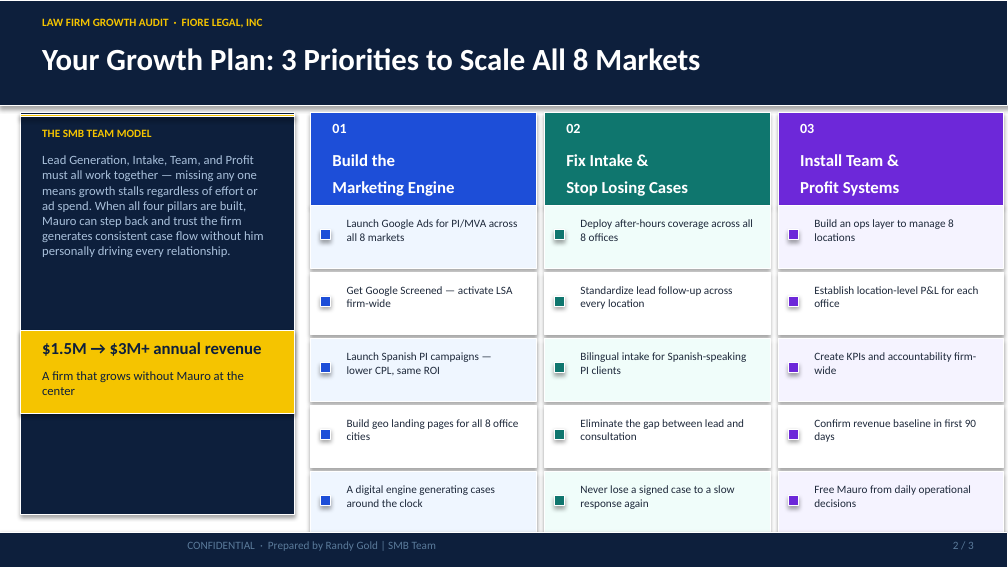
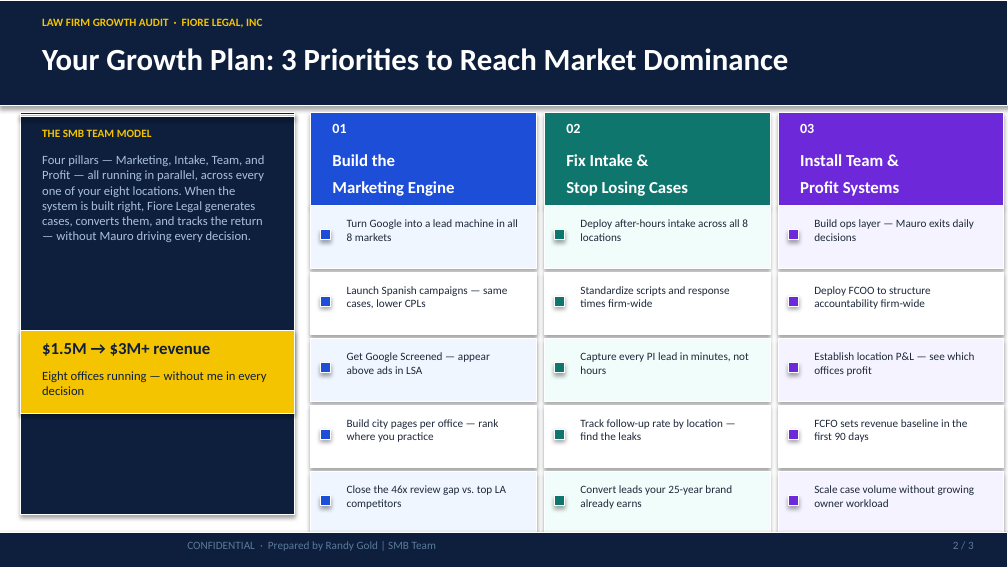
Before and after one commit to SMB-Team-Technology/workwith-smbteam, a slide deck: slide 2 of fiore-legal/FioreLegal_July1_2026_Proposal.pptx. Drawn at 1008x567 pixels with LibreOffice and Linux fonts; fonts in the diff are those of the drawing. Boxes give left, top, right and bottom in pixels: in the first picture for what was removed or moved away, otherwise in the second. Text is boxed around its words. In the diff, an @@ line names an element or a change of style, - is before the commit and + after.

```diff
--- a/fiore-legal/FioreLegal_July1_2026_Proposal.pptx
+++ b/fiore-legal/FioreLegal_July1_2026_Proposal.pptx
@@ text at (42, 48, 788, 71): text changed @@
-Your Growth Plan: 3 Priorities to Scale All 8 Markets
+Your Growth Plan: 3 Priorities to Reach Market Dominance
@@ text at (42, 155, 264, 242): text changed @@
-Lead Generation, Intake, Team, and Profit must all work together — missing any one means growth stalls regardless of effort or ad spend. When all four pillars are built, Mauro can step back and trust the firm generates consistent case flow without him personally driving every relationship.
+Four pillars — Marketing, Intake, Team, and Profit — all running in parallel, across every one of your eight locations. When the system is built right, Fiore Legal generates cases, converts them, and tracks the return — without Mauro driving every decision.
@@ text at (347, 219, 518, 241): text changed @@
-Launch Google Ads for PI/MVA across all 8 markets
+Turn Google into a lead machine in all 8 markets
@@ text at (580, 219, 748, 241): text changed @@
-Deploy after-hours coverage across all 8 offices
+Deploy after-hours intake across all 8 locations
@@ text at (814, 219, 974, 241): text changed @@
-Build an ops layer to manage 8 locations
+Build ops layer — Mauro exits daily decisions
@@ text at (347, 286, 507, 308): text changed @@
-Get Google Screened — activate LSA firm-wide
+Launch Spanish campaigns — same cases, lower CPLs
@@ text at (580, 286, 729, 307): text changed @@
-Standardize lead follow-up across every location
+Standardize scripts and response times firm-wide
@@ text at (814, 286, 931, 309): text changed @@
-Establish location-level P&L for each office
+Deploy FCOO to structure accountability firm-wide
@@ text at (42, 343, 210, 356): text changed @@
-$1.5M → $3M+ annual revenue
+$1.5M → $3M+ revenue
@@ text at (347, 352, 490, 374): text changed @@
-Launch Spanish PI campaigns — lower CPL, same ROI
+Get Google Screened — appear above ads in LSA
@@ text at (580, 352, 749, 374): text changed @@
-Bilingual intake for Spanish-speaking PI clients
+Capture every PI lead in minutes, not hours
@@ text at (814, 352, 974, 376): text changed @@
-Create KPIs and accountability firm-wide
+Establish location P&L — see which offices profit
@@ text at (42, 371, 266, 395): text changed @@
-A firm that grows without Mauro at the center
+Eight offices running — without me in every decision
@@ text at (347, 419, 498, 442): text changed @@
-Build geo landing pages for all 8 office cities
+Build city pages per office — rank where you practice
@@ text at (580, 419, 723, 440): text changed @@
-Eliminate the gap between lead and consultation
+Track follow-up rate by location — find the leaks
@@ text at (814, 419, 967, 442): text changed @@
-Confirm revenue baseline in first 90 days
+FCFO sets revenue baseline in the first 90 days
@@ text at (347, 485, 506, 509): text changed @@
-A digital engine generating cases around the clock
+Close the 46x review gap vs. top LA competitors
@@ text at (580, 485, 732, 509): text changed @@
-Never lose a signed case to a slow response again
+Convert leads your 25-year brand already earns
@@ text at (814, 485, 975, 507): text changed @@
-Free Mauro from daily operational decisions
+Scale case volume without growing owner workload
```
Also in this commit, not shown: 2 other slides changed, 1 other file.
